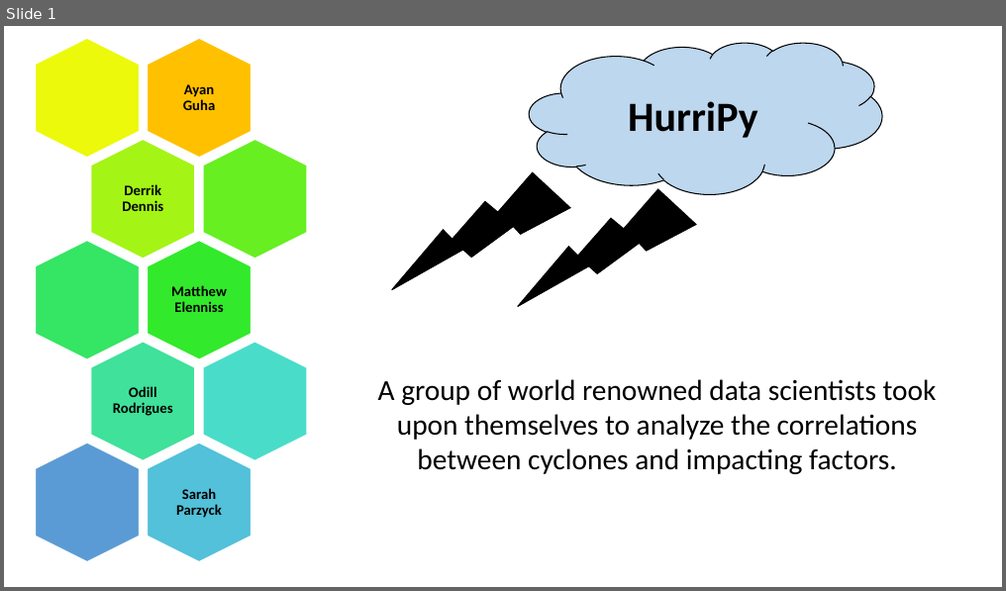
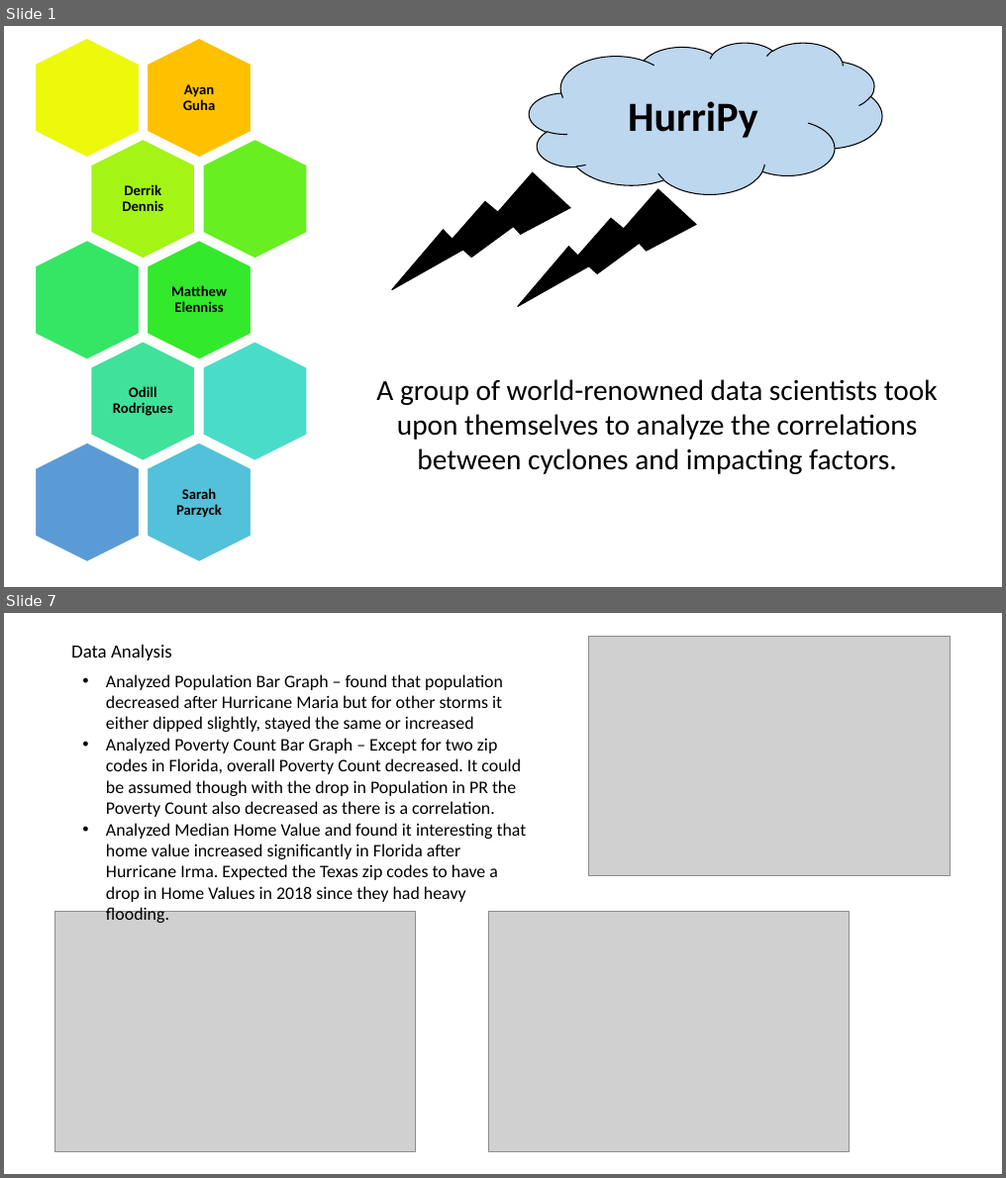
Before and after one commit to TheGreekGoddess/Project_1, a slide deck: HurriPy.pptx. Shown one above the other, each under a label of ours: slide 1 before the commit, slides 1 and 7 after it; the slides between them are not shown. The pictures are 1006x591 and 1006x1178 pixels, drawn with LibreOffice and Linux fonts; fonts in the diff are those of the drawing; grey boxes stand for pictures. Boxes give left, top, right and bottom in pixels: in the first picture for what was removed or moved away, otherwise in the second. Text is boxed around its words. In the diff, an @@ line names an element or a change of style, - is before the commit and + after.

```diff
--- a/HurriPy.pptx
+++ b/HurriPy.pptx
@@ slide 7 added at [4,613,1002,1174], background #FFFFFF @@
@@ picture added at [589,636,950,875] @@
@@ text added at [71,645,172,661], 18 pt, text #000000 @@
+Data Analysis
@@ text added at [106,674,527,923], 17 pt, text #000000 @@
+• Analyzed Population Bar Graph – found that population decreased after Hurricane Maria but for other storms it either dipped slightly, stayed the same or increased
+• Analyzed Poverty Count Bar Graph – Except for two zip codes in Florida, overall Poverty Count decreased. It could be assumed though with the drop in Population in PR the Poverty Count also decreased as there is a correlation.
+• Analyzed Median Home Value and found it interesting that home value increased significantly in Florida after Hurricane Irma. Expected the Texas zip codes to have a drop in Home Values in 2018 since they had heavy flooding.
@@ picture added at [54,911,416,1152] @@
@@ picture added at [488,911,849,1152] @@
@@ slide 1 changed as well @@
@@ text at [376,379,938,474]: text changed @@
-A group of world renowned data scientists took upon themselves to analyze the correlations between cyclones and impacting factors.
+A group of world-renowned data scientists took upon themselves to analyze the correlations between cyclones and impacting factors.
```
Also in this commit, not shown: 2 other slides changed, 6 other slides added.
